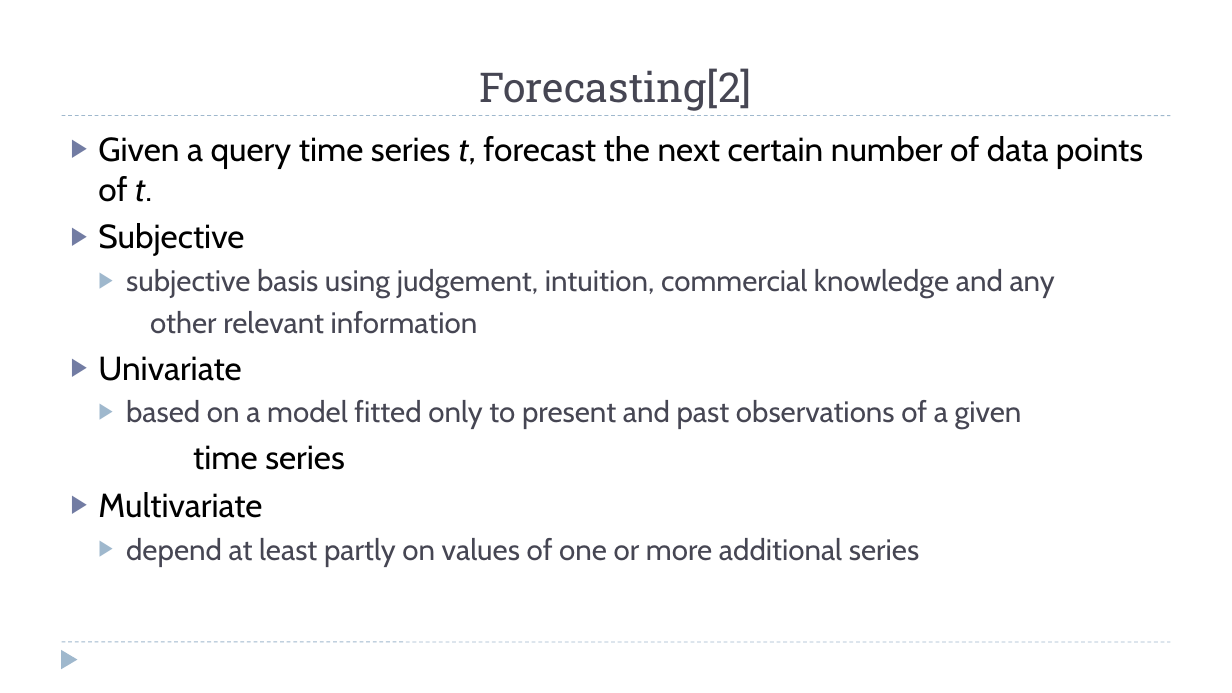
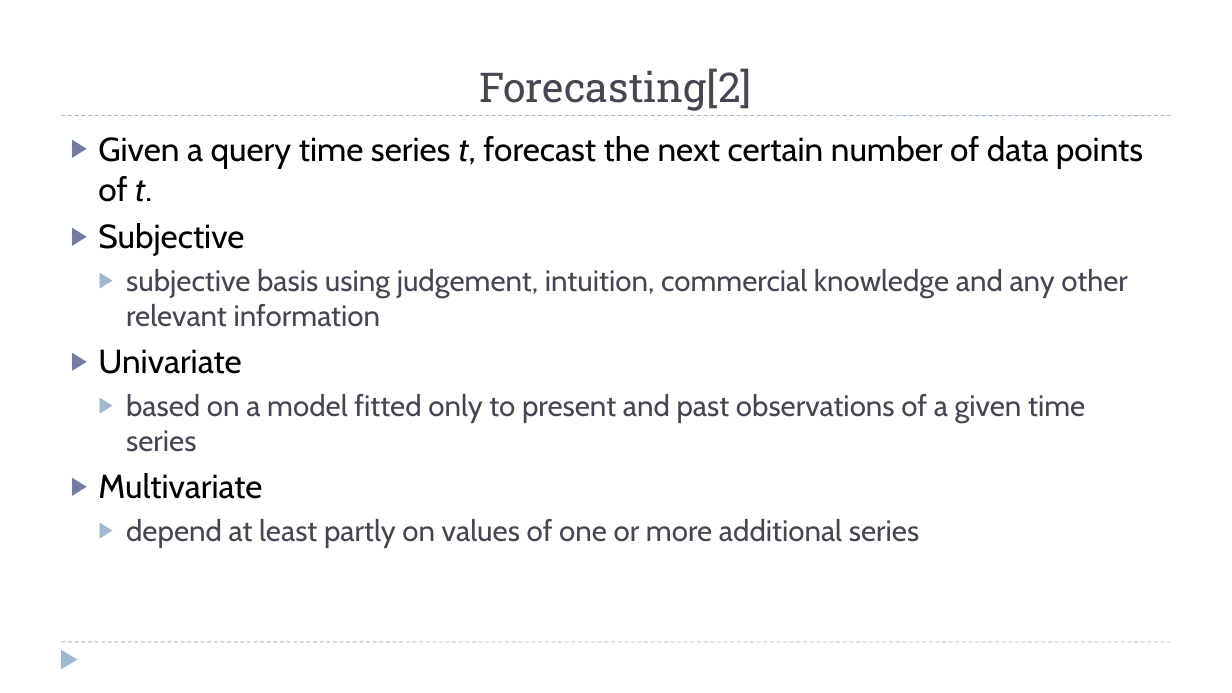
Before and after one commit to zixiaojindao/time-series-survey, a slide deck: slide 11 of slide/tsdm.pptx (slide 12 before the commit). Drawn at 1232x693 pixels with LibreOffice and Linux fonts; fonts in the diff are those of the drawing. Boxes give left, top, right and bottom in pixels: in the first picture for what was removed or moved away, otherwise in the second. Text is boxed around its words. In the diff, an @@ line names an element or a change of style, - is before the commit and + after.

Commit message:
update for present

```diff
--- a/slide/tsdm.pptx
+++ b/slide/tsdm.pptx
@@ text at (126, 269, 1128, 327): text changed @@
-  ▶ subjective basis using judgement, intuition, commercial knowledge and any
-  other relevant information
+  ▶ subjective basis using judgement, intuition, commercial knowledge and any other relevant information
@@ text at (126, 394, 1085, 452): text changed @@
-  ▶ based on a model fitted only to present and past observations of a given
-time series
+  ▶ based on a model fitted only to present and past observations of a given time series
```
Also in this commit, not shown: 3 other slides changed, 1 slide added, 2 slides removed.
